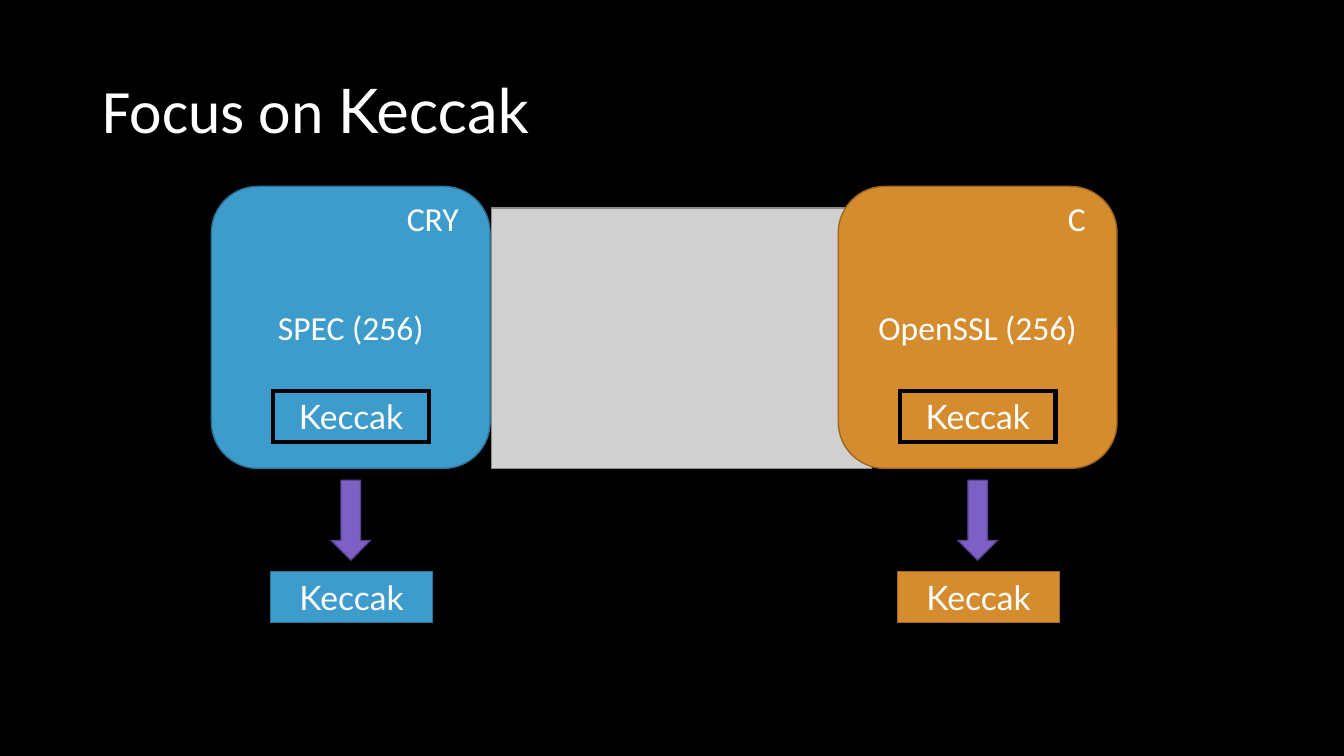
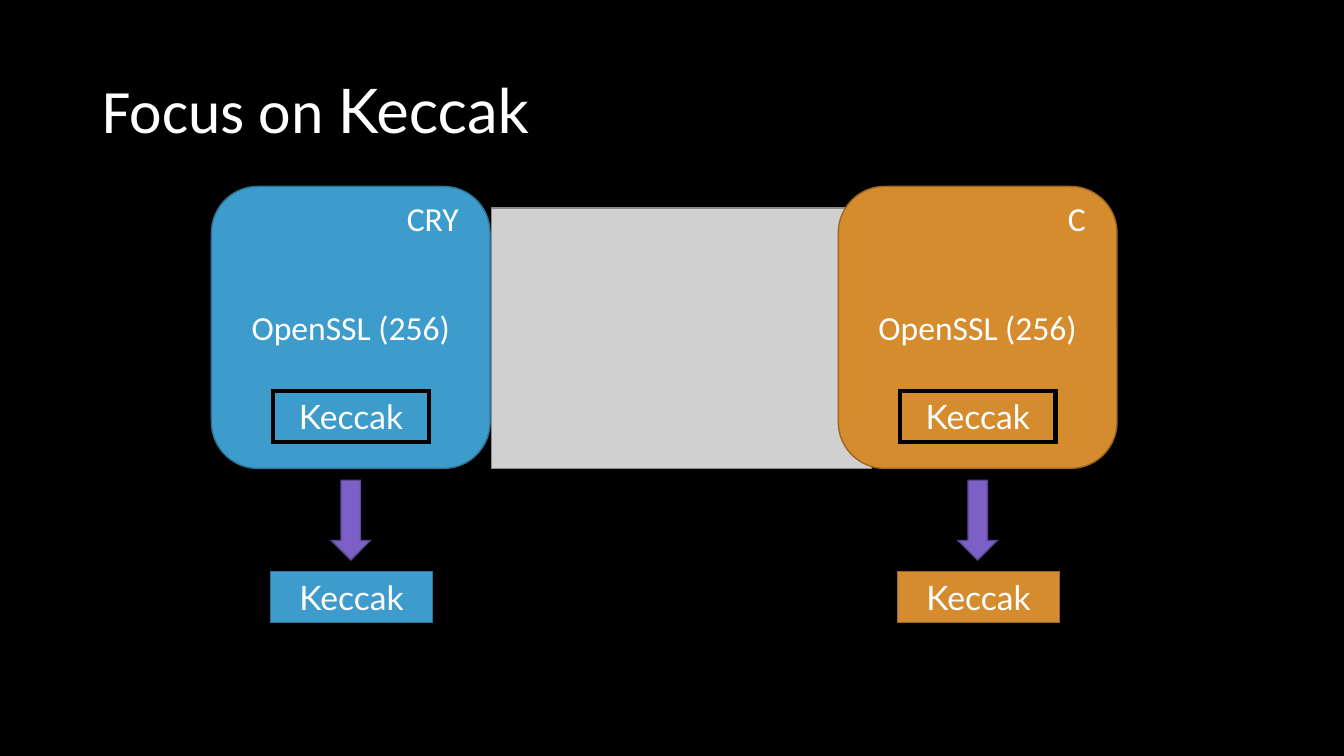
Before and after one commit to ericmercer/sha3-verification, a slide deck: slide 17 of presentation/SPIN2022.pptx. Drawn at 1344x756 pixels with LibreOffice and Linux fonts; fonts in the diff are those of the drawing; grey boxes stand for pictures. Boxes give left, top, right and bottom in pixels: in the first picture for what was removed or moved away, otherwise in the second. Text is boxed around its words. In the diff, an @@ line names an element or a change of style, - is before the commit and + after.

```diff
--- a/presentation/SPIN2022.pptx
+++ b/presentation/SPIN2022.pptx
@@ text in rounded rectangle at [252, 315, 449, 346]: text changed @@
-SPEC (256)
+OpenSSL (256)
```
Also in this commit, not shown: 5 other slides changed.
